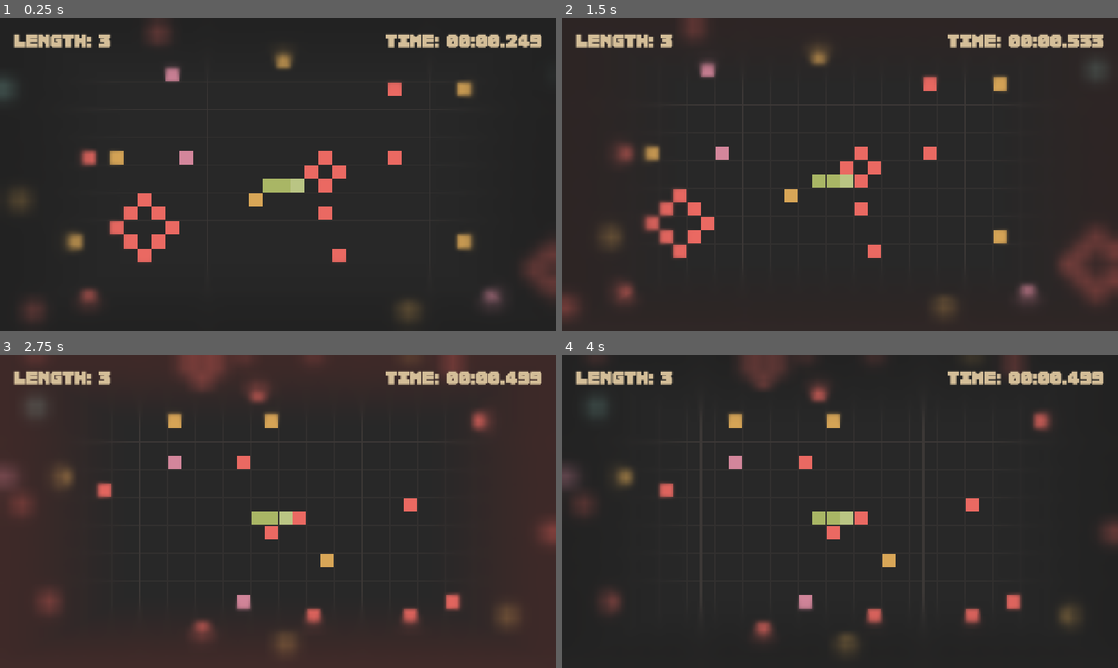
Above: before the commit, frames 1-4 (two rows, left to right).
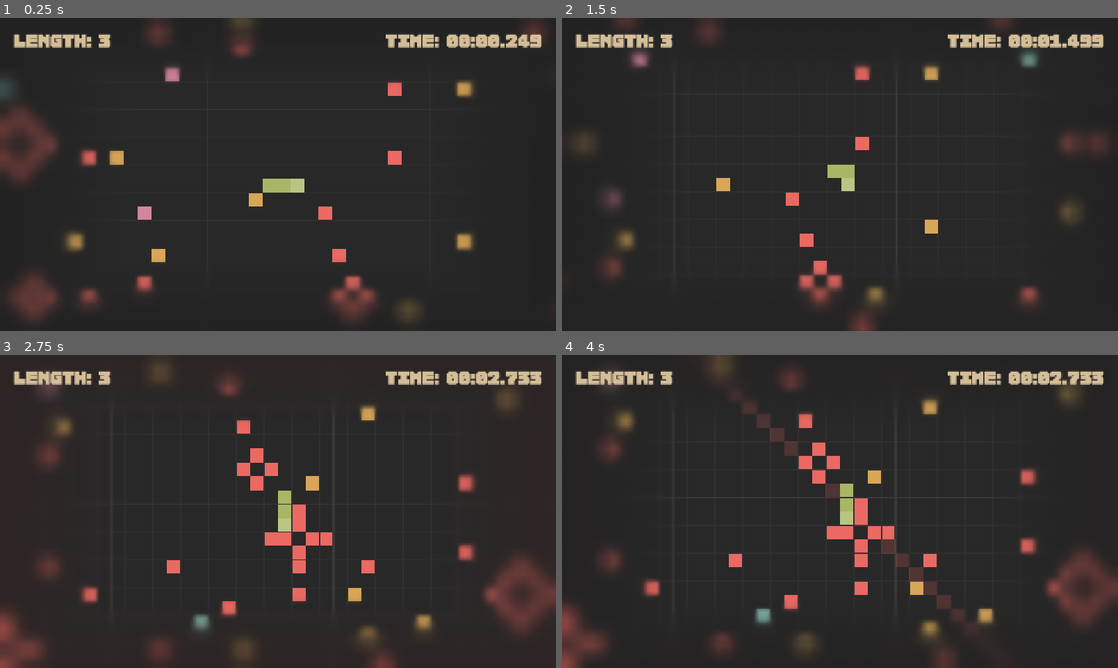
Above: after the commit, the same moments.

Repository: Shh37/Serbent
Game: Godot game, scene res://scenes/Main.tscn
Two runs of this game, one before a commit and one after it. Both use one fixed random seed, a clock stepped at 60 frames per second and the inputs below.
Inputs:
- Up to frame 1 (0.25 s): no input
- Up to frame 2 (1.5 s): tap Enter at 0.5 s; hold Right (ui_right) 0.53-1.28 s; hold Enter 0.53-1.28 s; tap Space at 0.77 s; hold Down (ui_down) from 1.28 s (still down); tap Keypad Enter at 1.35 s
- Up to frame 3 (2.75 s): tap Space at 1.52 s; release Down (ui_down) at 2.03 s; hold Right (ui_right) from 2.03 s (still down); hold Enter from 2.03 s (still down)
- Up to frame 4 (4 s): release Right (ui_right) at 2.78 s; release Enter at 2.78 s; hold Up (ui_up) 2.78-3.53 s; tap Keypad Enter at 2.85 s; tap Space at 3.02, 3.5, 3.77 s; hold Left (ui_left) from 3.53 s (still down); hold Enter from 3.53 s (still down)

The runs differ from the first frame. In frame 1, 6.8% of the frame differs, in the area x 0-100%, y 0-98%; in frame 2, 9.9%; in frame 3, 13%; in frame 4, 13%, in the area x 0-100%, y 0-100%.

Commit message:
feat: 5x5の十字を追加

Diff:
--- a/scripts/Chunk.gd
+++ b/scripts/Chunk.gd
@@ -28,7 +28,7 @@
 	var used_positions = {}
 
 	# Order: Clusters -> Points -> Single Thorns
-	spawn_diamond_thorns(used_positions)
+	spawn_cluster_thorns(used_positions)
 	spawn_points(used_positions)
 	spawn_thorns(used_positions)
 
@@ -102,12 +102,12 @@
 				break
 			attempts += 1
 
-func spawn_diamond_thorns(used_positions: Dictionary):
-	# Chance to spawn 1-2 diamond clusters in this chunk
+func spawn_cluster_thorns(used_positions: Dictionary):
+	# Chance to spawn 1-2 thorn clusters in this chunk
 	var num_clusters = 0
 	var r_cluster = randf()
 	if r_cluster > 0.8: num_clusters = 2
-	elif r_cluster > 0.5: num_clusters = 1
+	elif r_cluster > 0.4: num_clusters = 1
 
 	for i in range(num_clusters):
 		var attempts = 0
@@ -117,8 +117,15 @@
 				randi_range(2, GameConstants.CHUNK_SIZE - 3)
 			)
 
-			var radius = randi_range(1, 2)
-			var offsets = get_diamond_offsets(radius, true)
+			var offsets = []
+			var type_r = randf()
+			if type_r > 0.7:
+				# 5x5 Cross (hollow center)
+				offsets = get_cross_offsets(2, true)
+			else:
+				# Diamond (hollow)
+				var radius = randi_range(1, 2)
+				offsets = get_diamond_offsets(radius, true)
 
 			# Check if any offset is blocked
 			var can_place = true
@@ -159,5 +166,16 @@
 					offsets.append(Vector2i(x, y))
 	return offsets
 
+func get_cross_offsets(radius: int, hollow: bool = false) -> Array:
+	var offsets = []
+	for i in range(-radius, radius + 1):
+		if i == 0:
+			if not hollow:
+				offsets.append(Vector2i(0, 0))
+			continue
+		offsets.append(Vector2i(i, 0))
+		offsets.append(Vector2i(0, i))
+	return offsets
+
 func _exit_tree():
 	pass
